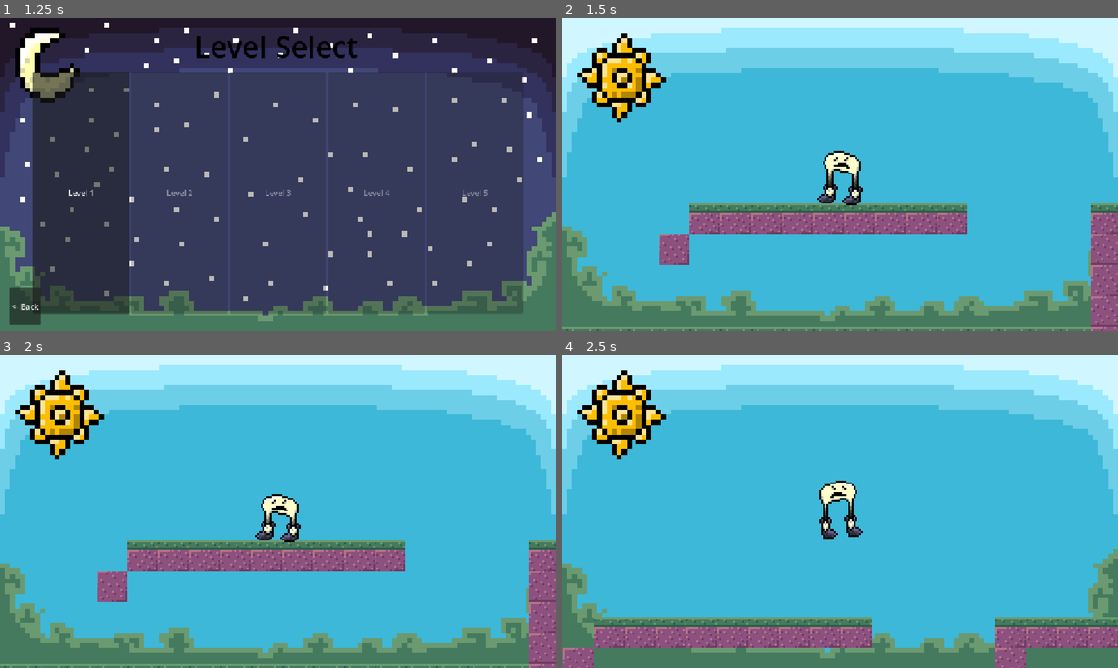
Above: before the commit, frames 1-4 (two rows, left to right).
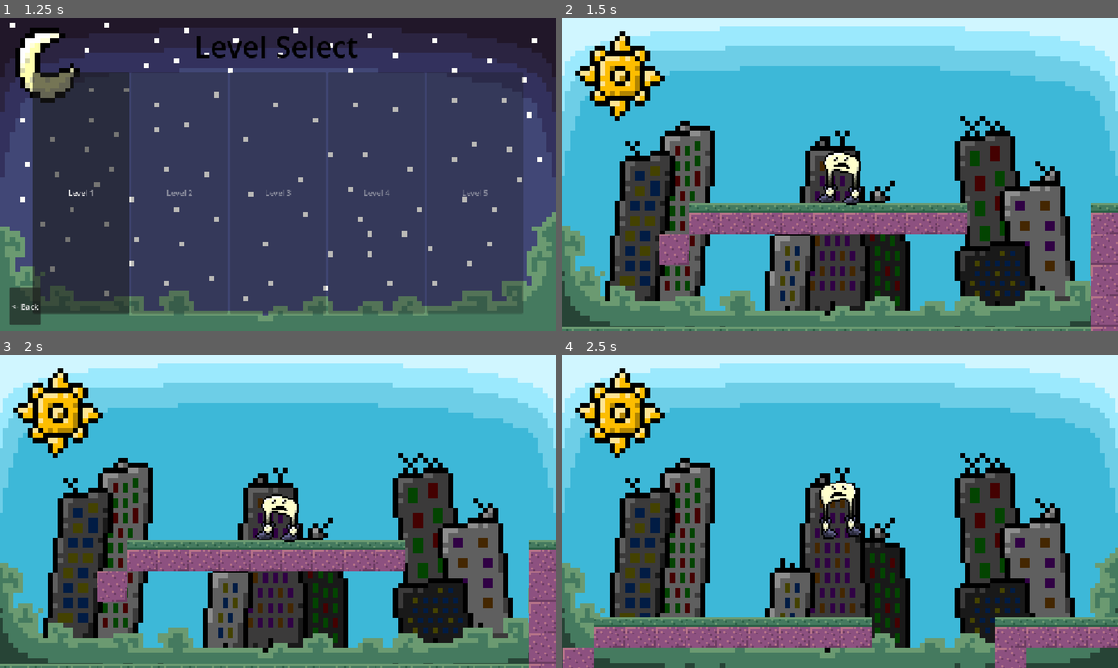
Above: after the commit, the same moments.

Repository: menlojacob/MoonShoesGame
Game: Godot game, scene res://Scenes/game.tscn
Same seed, same stepped clock (60 frames per second), same inputs: the game is played once before the commit and once after it.
Inputs:
- Up to frame 1 (1.25 s): click "Start" at 0.5 s
- Up to frame 2 (1.5 s): click "Level 1" at 1.25 s
- Up to frame 3 (2 s): no input
- Up to frame 4 (2.5 s): hold Right (move_right) from 2.03 s (still down); hold Space (jump) from 2.03 s (still down)

Frame 1 is identical in both runs. In frame 2, 29% of the frame differs, in the area x 0-100%, y 2-99%; in frame 3, 29%; in frame 4, 29%.

Commit message:
death animation works

Diff:
--- a/Scenes/character.tscn
+++ b/Scenes/character.tscn
@@ -233,7 +233,7 @@
 }],
 "loop": 0,
 "name": &"death",
-"speed": 10.0
+"speed": 15.0
 }, {
 "frames": [{
 "duration": 1.0,
@@ -331,9 +331,9 @@
 
 [node name="Sprite" type="AnimatedSprite2D" parent="." unique_id=2084453634]
 sprite_frames = SubResource("SpriteFrames_c8kw3")
-animation = &"jump"
+animation = &"death"
 autoplay = "idle"
-frame = 6
+frame = 9
 frame_progress = 1.0
 
 [node name="AnimationPlayer" type="AnimationPlayer" parent="Sprite" unique_id=1212945588]
--- a/Scenes/level_one.tscn
+++ b/Scenes/level_one.tscn
@@ -3,7 +3,7 @@
 [ext_resource type="PackedScene" uid="uid://bf8qkrcpf3v67" path="res://Scenes/level.tscn" id="1_lvfns"]
 [ext_resource type="Texture2D" uid="uid://cydd3rwwlu324" path="res://Assets/sprites/TileSet.png" id="2_gni6d"]
 [ext_resource type="PackedScene" uid="uid://cbb5sv8a356sc" path="res://Scenes/test_enemy.tscn" id="2_sojq8"]
-[ext_resource type="Texture2D" uid="uid://b6j8hage2autb" path="res://Assets/sprites/Level1Background.png" id="3_3lrk7"]
+[ext_resource type="Texture2D" uid="uid://sdixguvai48f" path="res://CityBackground.png" id="3_3lrk7"]
 [ext_resource type="PackedScene" uid="uid://df3yg3rpgnlna" path="res://Scenes/checkpoint.tscn" id="3_hi7j2"]
 [ext_resource type="PackedScene" uid="uid://dj74h62jkr5ap" path="res://Scenes/platform.tscn" id="5_tgw3l"]
 [ext_resource type="PackedScene" uid="uid://kqmxsi4n3kwa" path="res://Scenes/movement_path.tscn" id="6_3lrk7"]
@@ -2595,16 +2595,15 @@
 [node name="Camera2D2" parent="Character" index="7" unique_id=1926023987]
 metadata/_edit_lock_ = true
 
-[node name="BackgroundImage" type="TextureRect" parent="Character/Camera2D2" index="0" unique_id=1184354376]
+[node name="TextureRect" type="TextureRect" parent="Character/Camera2D2" index="0" unique_id=1534769145]
 z_index = -10
-offset_left = -144.0
-offset_top = -81.0
-offset_right = 144.0
-offset_bottom = 124.0
+offset_left = -145.0
+offset_top = -82.0
+offset_right = 145.0
+offset_bottom = 95.0
 texture = ExtResource("3_3lrk7")
 expand_mode = 1
 stretch_mode = 4
-metadata/_edit_lock_ = true
 
 [node name="TestEnemy31" parent="Enemies" parent_id_path=PackedInt32Array(270758329) index="0" unique_id=15804438 instance=ExtResource("2_sojq8")]
 position = Vector2(3465, -408)
--- a/Scripts/character_controller.gd
+++ b/Scripts/character_controller.gd
@@ -23,6 +23,7 @@
 var gravityModifier = 1
 var lastOnGroundTime = 0
 var bouncing = false
+var alive = true
 
 signal touchedEnemy
 signal jumpedOnEnemy
@@ -79,12 +80,12 @@
 		else:
 			character.velocity.x = move_toward(character.velocity.x, 0, SPEED)
 
-	handle_animations(direction)
-
 	if direction == 1:
 		sprite.flip_h = true
 	elif direction == -1:
 		sprite.flip_h = false
+
+	handle_animations(direction)
 
 	#run enemy bounce checks if we're moving downward
 	#We could connect to the area2d's body_entered signal for this, but that can be a bit inconsistent
@@ -104,6 +105,7 @@
 			if (not isMovingDownward) or (isBelowEnemy):
 				# get hit
 				if (not isInvulnerable()) and body.get_instance_id() != lastJumpedOnEnemyId:
+
 					respawn()
 			else:
 				if isMovingDownward:
@@ -116,12 +118,21 @@
 		jumpReleased = true
 		character.velocity.y *= JUMP_CANCEL_FACTOR
 
+	if !alive:
+		character.velocity *= 0
+
 	character.move_and_slide()
 
 func respawn():
+	alive = false
+	sprite.play("death")
+	setInvulnerable(true)
+	await sprite.animation_finished
+	alive = true
 	character.global_position = GameManager.respawn_point
+	get_tree().call_group("EnemyController","respawn")
 	character.get_node("CollisionShape2D").set_deferred("disabled", false)
-	get_tree().call_group("EnemyController","respawn")
+	spawn()
 
 func isMovementLocked():
 	return movementLocked > 0
@@ -163,15 +174,18 @@
 	return (Time.get_ticks_msec() - lastOnGroundTime) <= COYOTE_TIME
 
 func handle_animations(direction):
-	if !jumping:
-		if direction != 0:
-			sprite.play("walk")
-		else:
-			sprite.play("idle")
+	if alive:
+		if !jumping:
+			if direction != 0:
+				sprite.play("walk")
+			else:
+				sprite.play("idle")
 
 func play_jumping_animation():
-	sprite.play("jump")
+	if alive:
+		sprite.play("jump")
 
-func die():
-	sprite.play("death")
-	await sprite.animation_finished
+
+func spawn():
+	await get_tree().create_timer(0.1).timeout
+	setInvulnerable(false)
Not shown, added: CityBackground.png.import
